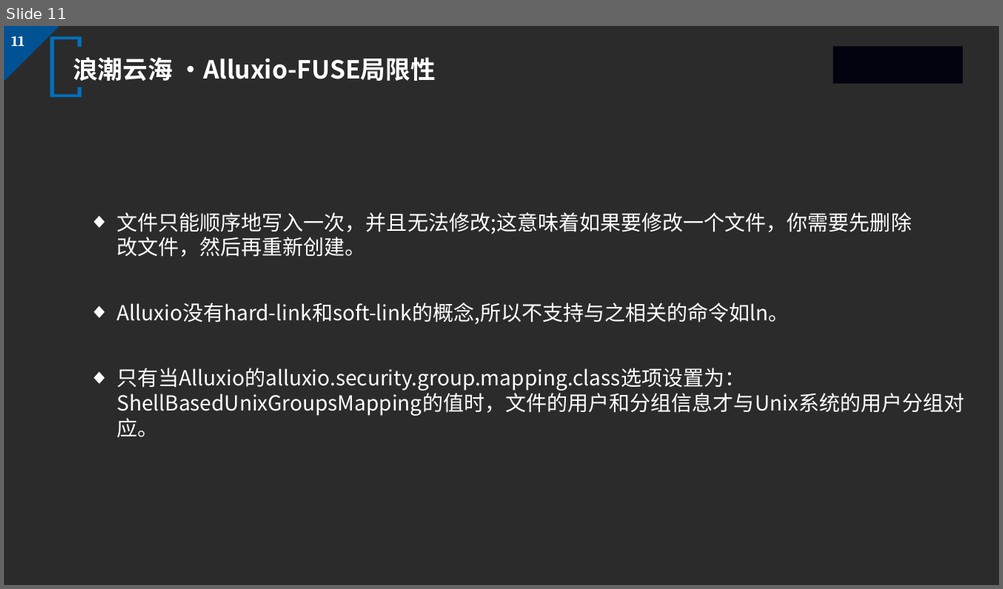
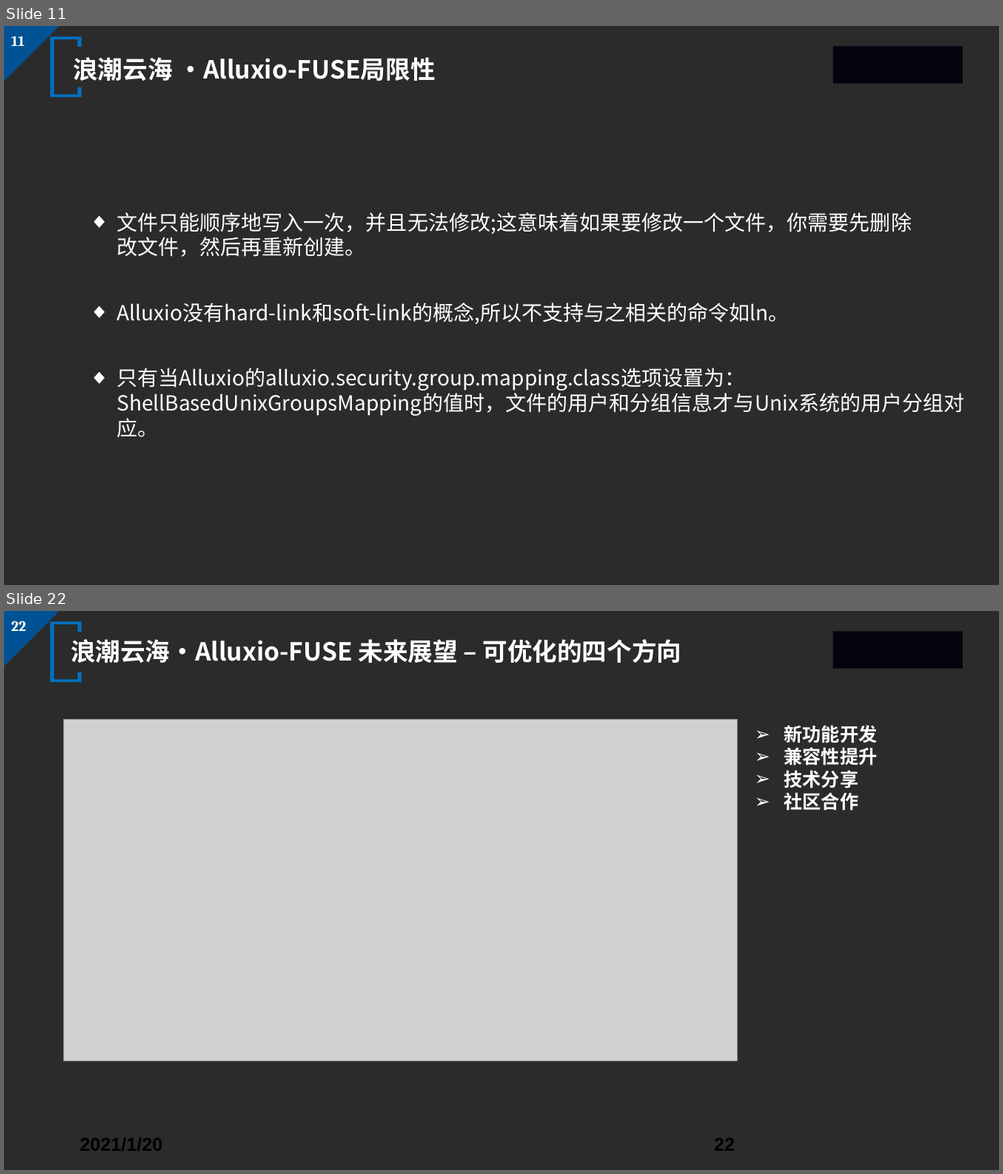
Before and after one commit to ml-jin/alluxio-fuse, a slide deck: Alluxio.pptx. Shown one above the other, each under a label of ours: slide 11 before the commit, slides 11 and 22 after it; the slides between them are not shown. The pictures are 1003x589 and 1003x1174 pixels, drawn with LibreOffice and Linux fonts; fonts in the diff are those of the drawing; grey boxes stand for pictures; background and template pictures are left out; a plain dark background stands for a picture behind light text. Boxes give left, top, right and bottom in pixels: in the first picture for what was removed or moved away, otherwise in the second. Text is boxed around its words. In the diff, an @@ line names an element or a change of style, - is before the commit and + after.

```diff
--- a/Alluxio.pptx
+++ b/Alluxio.pptx
@@ slide 22 added at [4,611,999,1170], background picture (left out); not listed: 3 template elements that a slide beside it also shows @@
@@ freeform shape added at [51,621,82,682], fill #0070C0 @@
@@ text added at [71,639,681,663], 24 pt, text #FFFFFF, bold @@
+浪潮云海·Alluxio-FUSE 未来展望 – 可优化的四个方向
@@ picture added at [64,719,737,1061] @@
@@ text added at [784,725,877,811], 18 pt, text #FFFFFF, bold @@
+➢ 新功能开发
+➢ 兼容性提升
+➢ 技术分享
+➢ 社区合作
@@ text added at [79,1138,162,1151], 18 pt, text #000000 @@
+2021/1/20
@@ page number added at [714,1139,734,1151], 18 pt, text #000000 @@
+22
```
Also in this commit, not shown: 11 other slides added.
